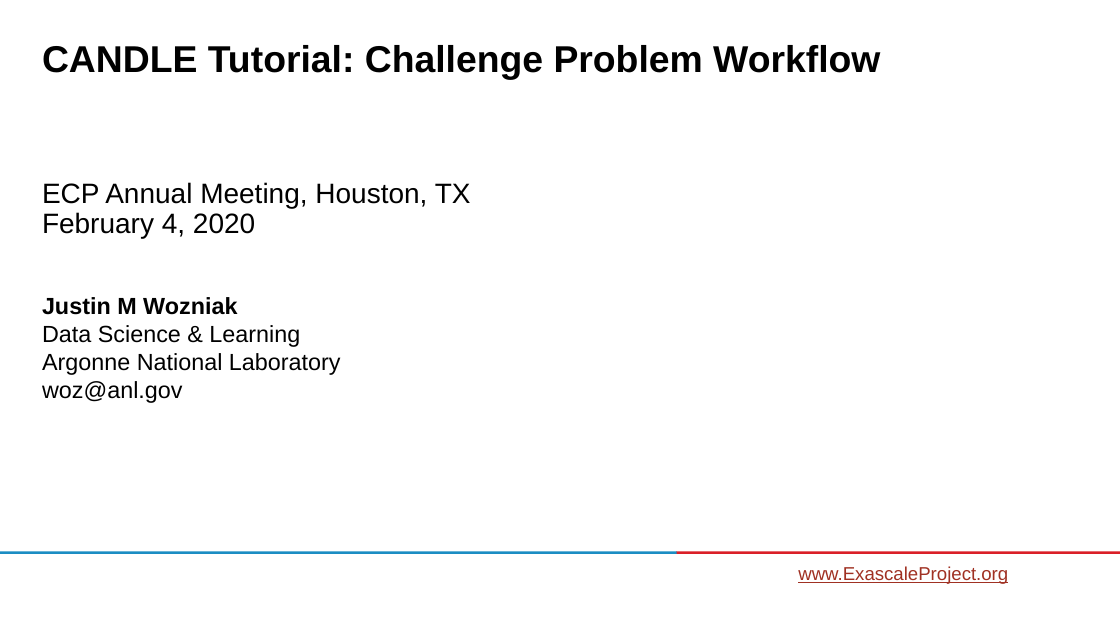
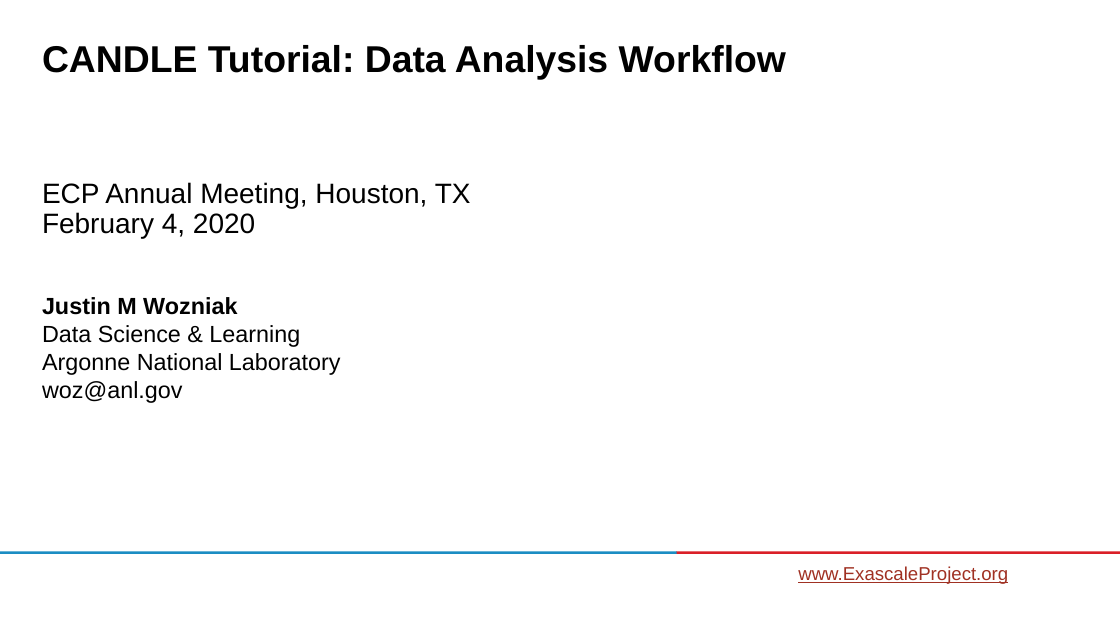
Before and after one commit to ECP-CANDLE/Tutorials, a slide deck: slide 1 of 2020/ECP/slides/09-cplo.pptx. Drawn at 1120x630 pixels with LibreOffice and Linux fonts; fonts in the diff are those of the drawing; background and template pictures are left out. Boxes give left, top, right and bottom in pixels: in the first picture for what was removed or moved away, otherwise in the second. Text is boxed around its words. In the diff, an @@ line names an element or a change of style, - is before the commit and + after.

Commit message:
Presented version

```diff
--- a/2020/ECP/slides/09-cplo.pptx
+++ b/2020/ECP/slides/09-cplo.pptx
@@ title at <box>42,45,786,80</box>: text changed @@
-CANDLE Tutorial: Challenge Problem Workflow
+CANDLE Tutorial: Data Analysis Workflow
```
